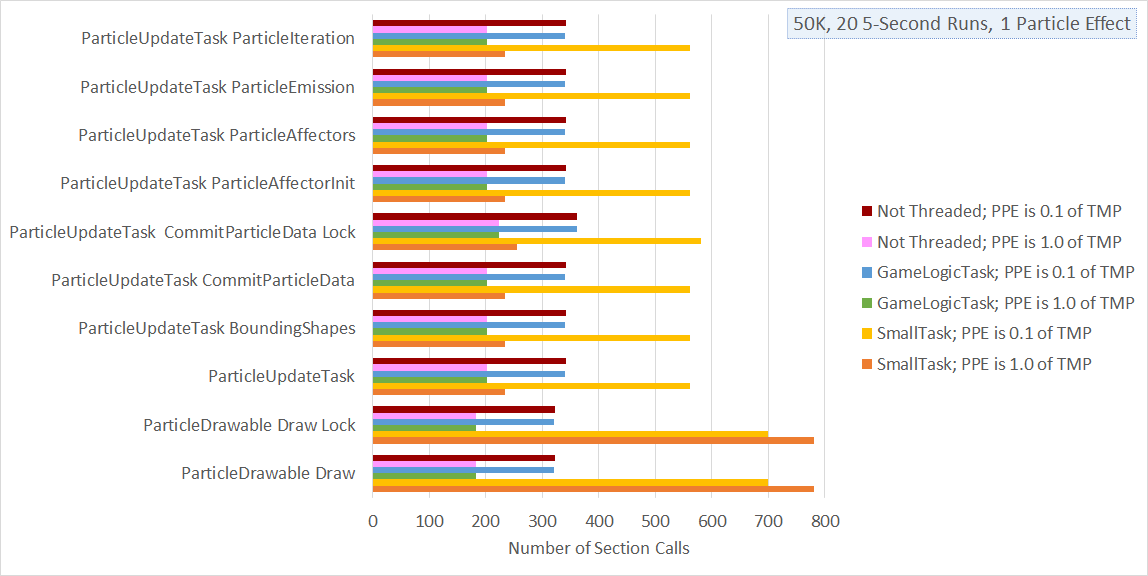
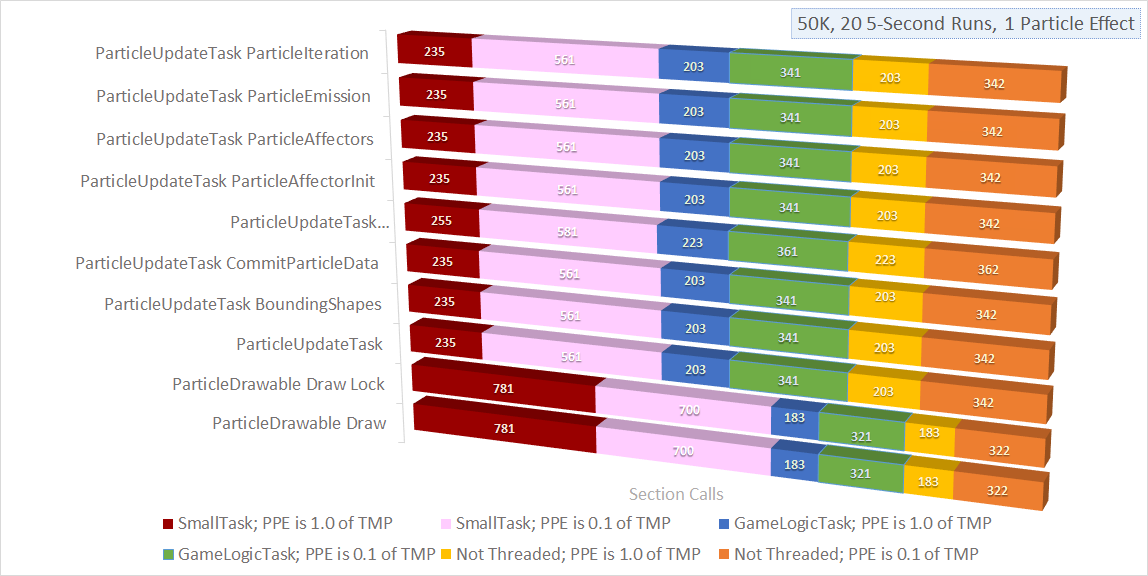
Two versions of the same layered image (1148 x 576). Layer-by-layer changes:
added layer "Layer 3" above "Layer 2" over box(10, 8, 1141, 563)
